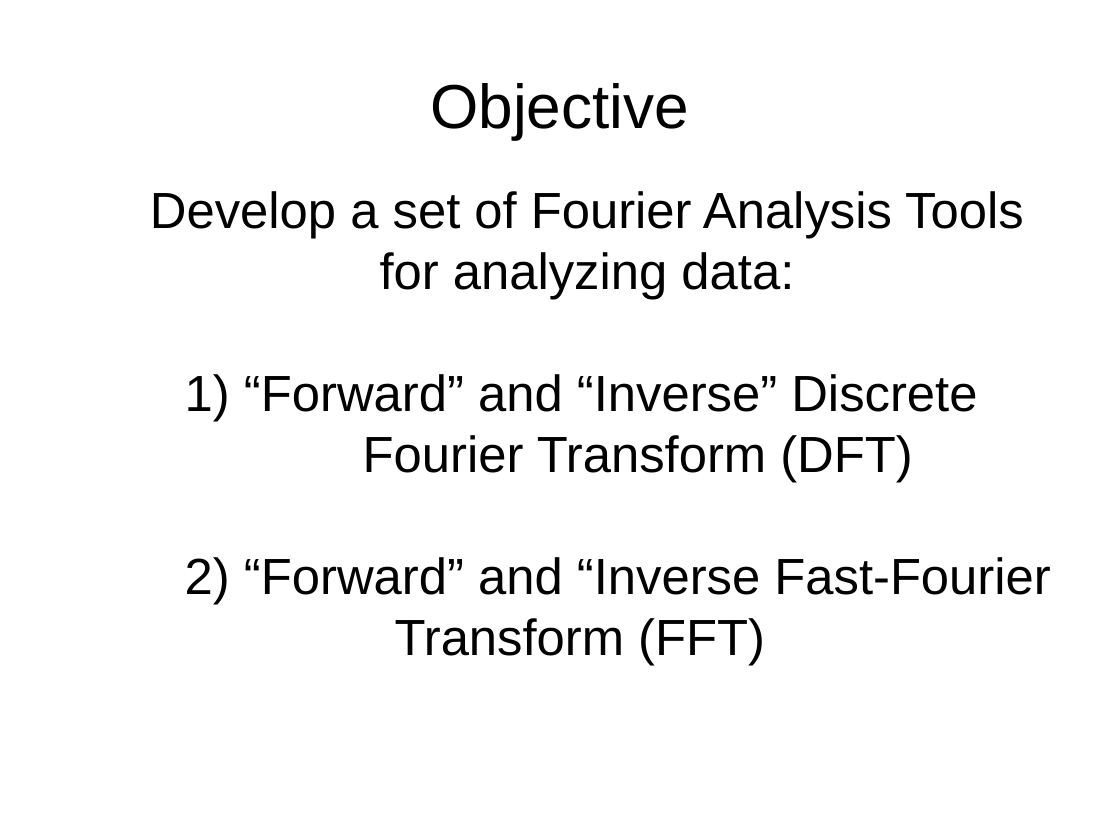
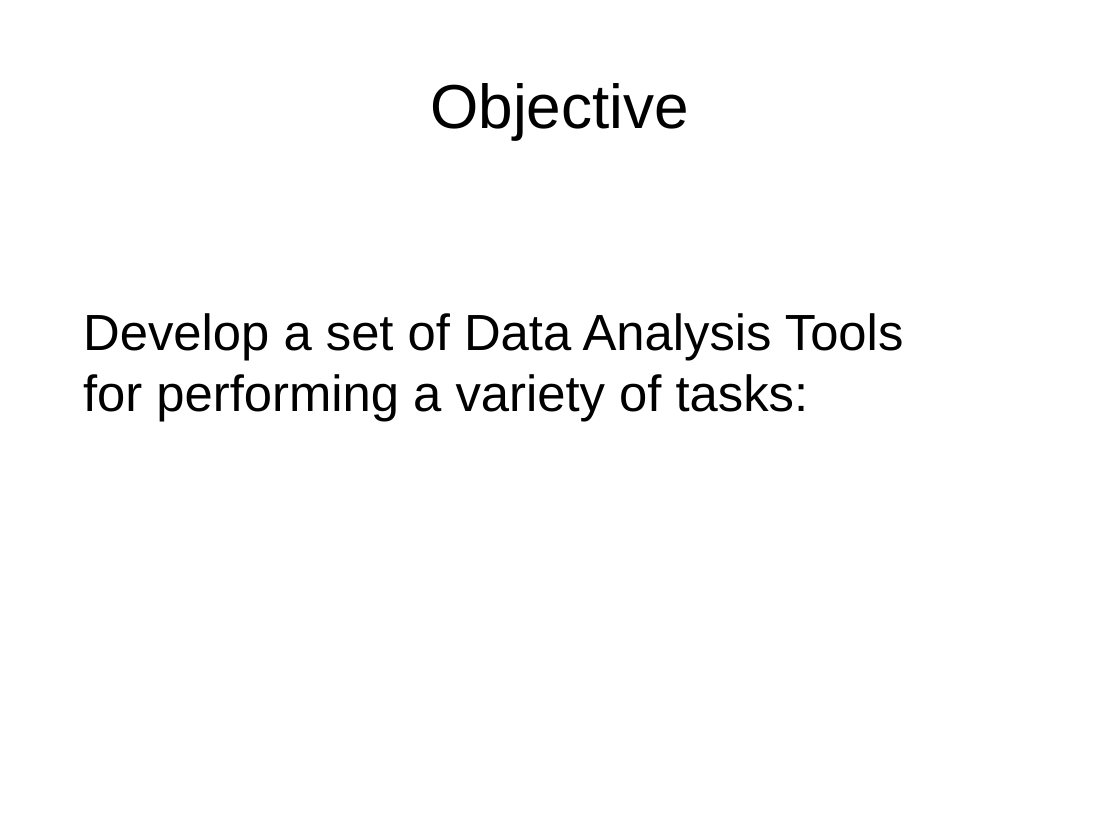
Before and after one commit to frederick-douglas-pearce/data-analysis-tools, a slide deck: slide 3 of Data_Analysis_Tools.odp. Drawn at 1120x840 pixels with LibreOffice and Linux fonts; fonts in the diff are those of the drawing. Boxes give left, top, right and bottom in pixels: in the first picture for what was removed or moved away, otherwise in the second. Text is boxed around its words. In the diff, an @@ line names an element or a change of style, - is before the commit and + after.

Commit message:
Updated to include other data analysis projects beyond Fourier

```diff
--- a/Data_Analysis_Tools.odp
+++ b/Data_Analysis_Tools.odp
@@ subtitle at (x1=83, y1=313, x2=904, y2=421): text changed @@
-Develop a set of Fourier Analysis Tools
-for analyzing data:
-1) “Forward” and “Inverse” Discrete Fourier Transform (DFT)
-2) “Forward” and “Inverse Fast-Fourier Transform (FFT)
+Develop a set of Data Analysis Tools
+for performing a variety of tasks:
```
Also in this commit, not shown: 4 other slides changed, 1 slide added, 4 other files.
